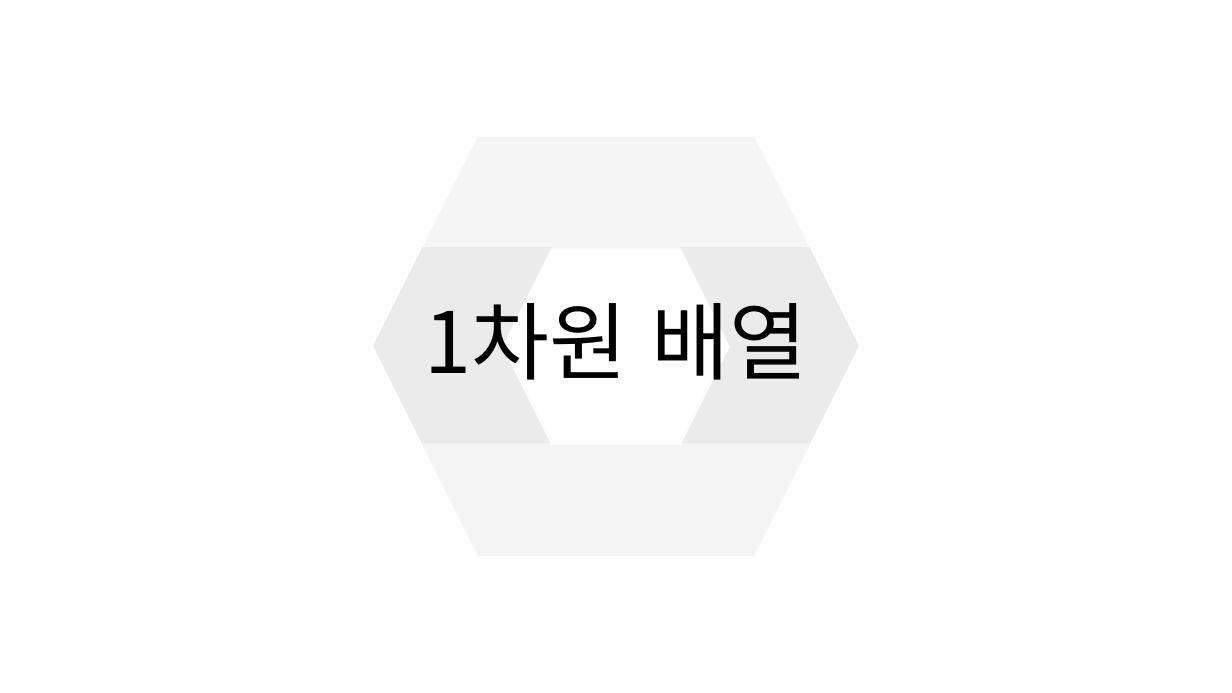
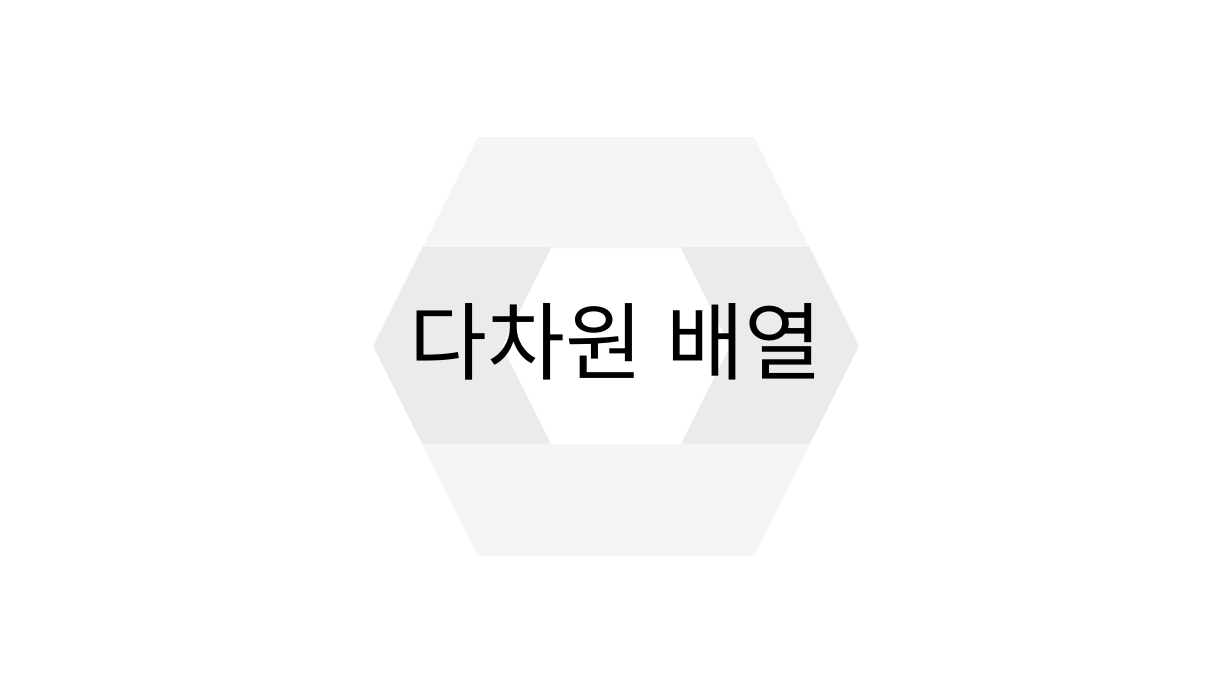
Before and after one commit to sjsjsj1246/EC_C_Language_Study, a slide deck: slide 10 of ppt/4강.pptx (slide 21 before the commit). Drawn at 1232x693 pixels with LibreOffice and Linux fonts; fonts in the diff are those of the drawing. Boxes give left, top, right and bottom in pixels: in the first picture for what was removed or moved away, otherwise in the second. Text is boxed around its words. In the diff, an @@ line names an element or a change of style, - is before the commit and + after.

```diff
--- a/ppt/4강.pptx
+++ b/ppt/4강.pptx
@@ title at <box>409,303,823,380</box>: text changed @@
-1차원 배열
+다차원 배열
```
Also in this commit, not shown: 1 other slide changed, 10 slides added, 36 slides removed, 1 other file.
